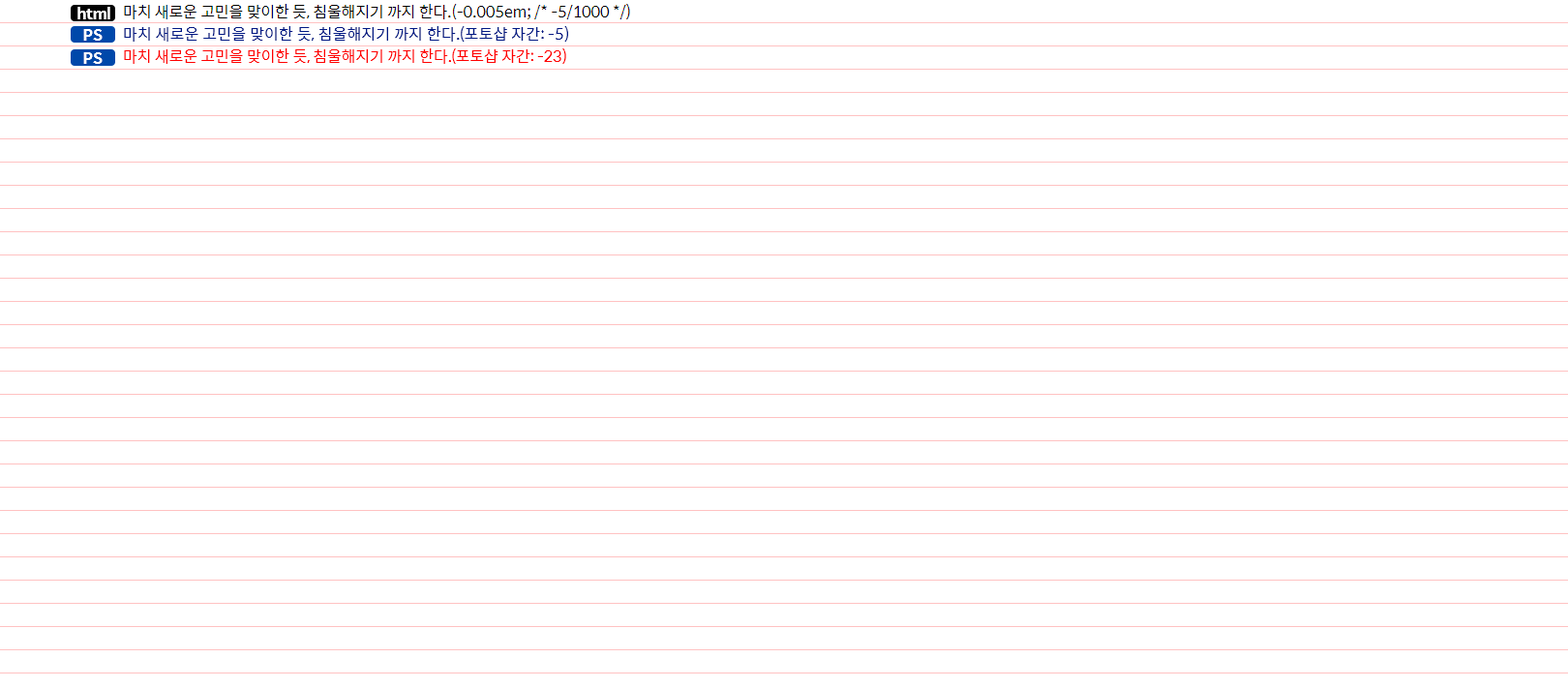
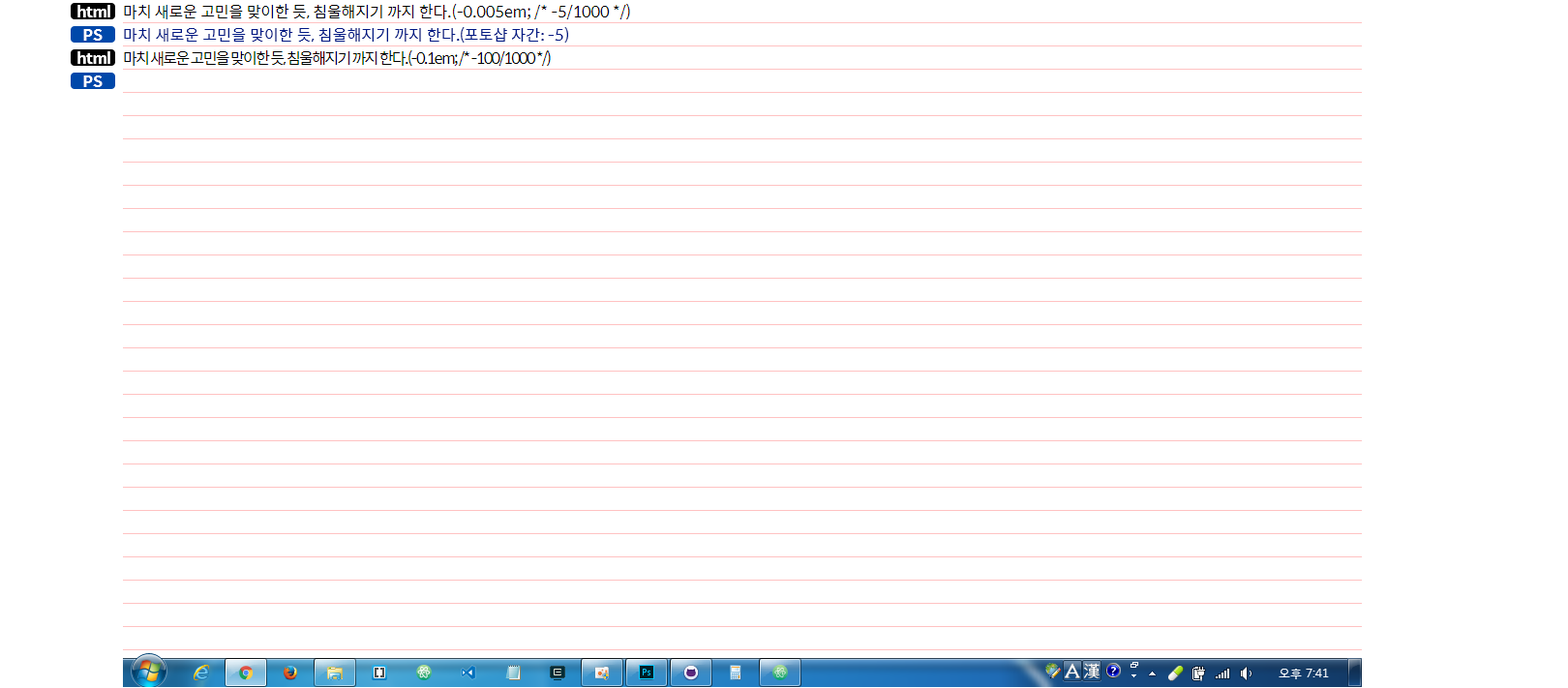
Revision of a layered 1568px x 688px image; what changed, layer by layer:
painted on "ps" (2nd of 4, in "ps") over [83, 52, 103, 88]
painted on "Rounded Rectangle 1" (1st of 4, in "ps") over [70, 49, 116, 90]
showed group "html" (1st of 4) (2 layers) over [70, 49, 116, 66]
painted on "html" (2nd of 4, in "html") over [107, 51, 111, 64]
painted on "ps" (4th of 4, in "ps") over [96, 32, 101, 37]
painted on "html" (4th of 4, in "html") over [77, 4, 111, 20]
painted on "Rounded Rectangle 1" (4th of 4, in "html") over [70, 2, 116, 22]
hid "마치 새로운 고민을 맞이한 듯, 침울해지기 까지 한다.(포토샵 자간: -23)", moved it above "마치 새로운 고민을 맞이한 듯, 침울해지기 까지 한다.(포토샵 자간: -119)", painted on it over [123, 48, 567, 64]
painted on "마치 새로운 고민을 맞이한 듯, 침울해지기 까지 한다.(포토샵 자간: -5)" over [123, 26, 569, 43]
added layer "캡쳐" above "Layer 3" over [122, 26, 1362, 688]
hid "Layer 2" over [117, 48, 1443, 117]
hid "Layer 1" over [0, 2, 1568, 688]
